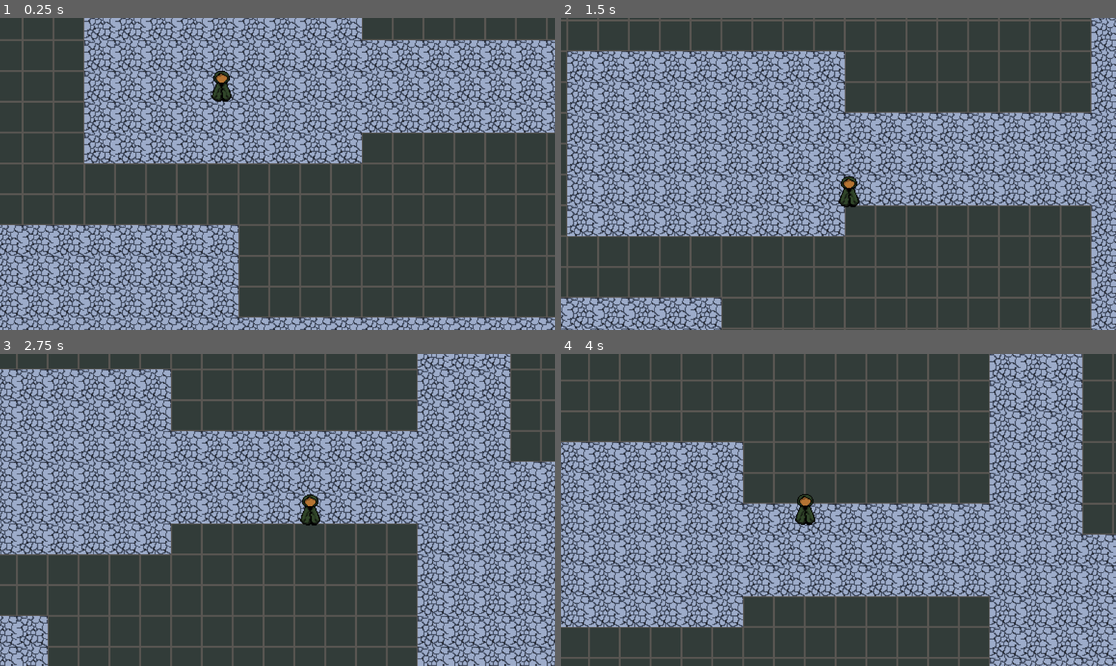
Above: before the commit, frames 1-4 (two rows, left to right).
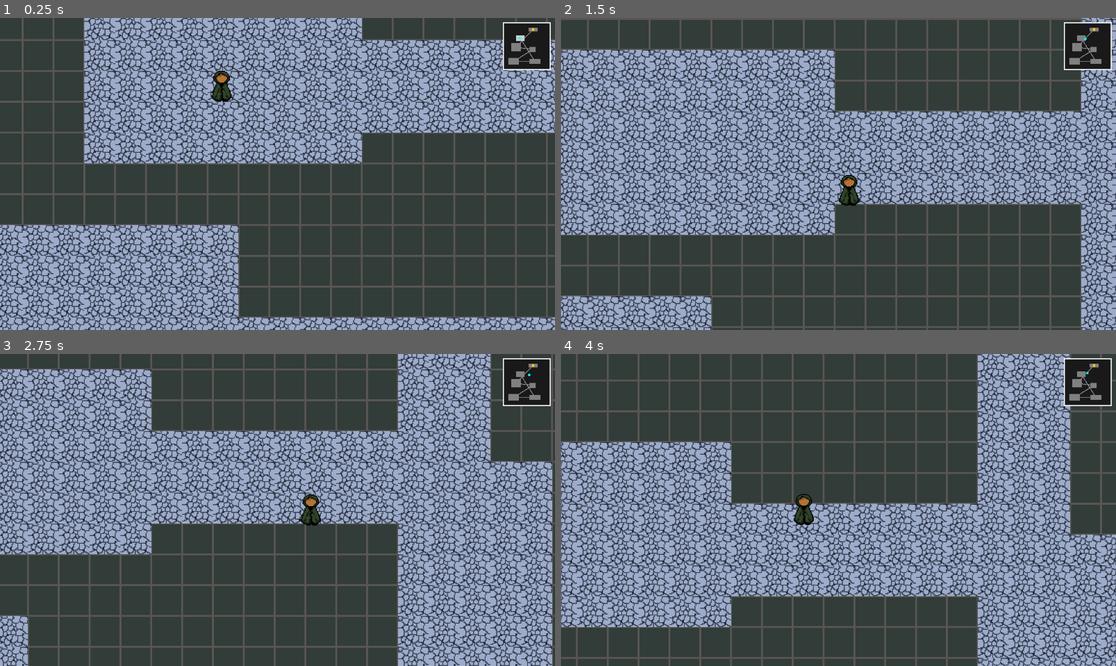
Above: after the commit, the same moments.

Repository: afilipovski/masked-descent
Game: Godot game, scene res://scenes/main.tscn
Two runs of this game, one before a commit and one after it. Both use one fixed random seed, a clock stepped at 60 frames per second and the inputs below.
Inputs:
- Up to frame 1 (0.25 s): no input
- Up to frame 2 (1.5 s): hold D (move_right) 0.53-1.28 s; tap Shift (sprint, bound only after the commit) at 0.6, 1.35 s; hold S (move_down) from 1.28 s (still down)
- Up to frame 3 (2.75 s): release S (move_down) at 2.03 s; hold D (move_right) from 2.03 s (still down); tap Shift (sprint, bound only after the commit) at 2.1 s
- Up to frame 4 (4 s): release D (move_right) at 2.78 s; hold W (move_up) 2.78-3.53 s; tap Shift (sprint, bound only after the commit) at 2.85, 3.6 s; hold A (move_left) from 3.53 s (still down)

The runs differ from the first frame. In frame 1, 1.3% of the frame differs, in the area x 90-100%, y 1-17%; in frame 2, 42%, in the area x 0-100%, y 0-100%; in frame 3, 40%; in frame 4, 38%.

Commit message:
feat: Add minimap and player sprinting (#2)
* feat: Implement minimap and sprint functionality; update dungeon generation and player movement

* fix rebase

---------

Co-authored-by: Angeleski, Teodor <teodor.angeleski@codechem.com>

Diff:
--- a/constants/groups.gd
+++ b/constants/groups.gd
@@ -3,3 +3,4 @@
 const ENEMY = "enemy"
 const WALL = "wall"
 const PLAYER = "player"
+const TILEMAP = "tilemap"
--- a/constants/inputs.gd
+++ b/constants/inputs.gd
@@ -8,3 +8,4 @@
 const SHOOT_RIGHT = "shoot_right"
 const SHOOT_UP = "shoot_up"
 const SHOOT_DOWN = "shoot_down"
+const SPRINT = "sprint"
--- a/project.godot
+++ b/project.godot
@@ -14,6 +14,10 @@
 run/main_scene="res://scenes/main.tscn"
 config/features=PackedStringArray("4.6", "GL Compatibility")
 config/icon="res://icon.svg"
+
+[global_group]
+
+tilemap=""
 
 [input]
 
@@ -57,6 +61,11 @@
 "events": [Object(InputEventKey,"resource_local_to_scene":false,"resource_name":"","device":-1,"window_id":0,"alt_press …(195 unchanged characters)…
 ]
 }
+sprint={
+"deadzone": 0.2,
+"events": [Object(InputEventKey,"resource_local_to_scene":false,"resource_name":"","device":-1,"window_id":0,"alt_pressed":false,"shift_pressed":false,"ctrl_pressed":false,"meta_pressed":false,"pressed":false,"keycode":0,"physical_keycode":4194325,"key_label":0,"unicode":0,"location":0,"echo":false,"script":null)
+]
+}
 
 [layer_names]
 
--- a/scenes/main.tscn
+++ b/scenes/main.tscn
@@ -1,11 +1,12 @@
-[gd_scene format=3 uid="uid://bhlm0lcav28hw"]
+[gd_scene format=3 uid="uid://b7a76f07gyul1"]
 
 [ext_resource type="Texture2D" uid="uid://dpqgg2x88cm7h" path="res://assets/floor.png" id="1_o6xl0"]
-[ext_resource type="Script" uid="uid://c7qk5anmpq1im" path="res://scripts/dungeon_generator.gd" id="1_tefeu"]
+[ext_resource type="PackedScene" uid="uid://bylwq0ey4uygd" path="res://scenes/ui/minimap.tscn" id="1_tefeu"]
 [ext_resource type="Texture2D" uid="uid://b17xn4u5gk3kl" path="res://assets/wall-test.png" id="2_04qyp"]
 [ext_resource type="Texture2D" uid="uid://b0mpuy4m3yxgp" path="res://assets/stairs.jpg" id="3_fws66"]
 [ext_resource type="Script" uid="uid://cg3nobg4uifa" path="res://scripts/character_body_2d.gd" id="3_j7wrs"]
 [ext_resource type="Texture2D" uid="uid://bu510rq3khy0q" path="res://assets/main_character.png" id="5_04qyp"]
+[ext_resource type="Script" uid="uid://c7qk5anmpq1im" path="res://scripts/dungeon_generator.gd" id="5_o6xl0"]
 
 [sub_resource type="TileSetAtlasSource" id="TileSetAtlasSource_0e48y"]
 texture = ExtResource("1_o6xl0")
@@ -34,14 +35,31 @@
 
 [node name="Root" type="Node2D" unique_id=1359679254]
 
-[node name="TileMap" type="TileMap" parent="." unique_id=1103315701]
+[node name="UI" type="CanvasLayer" parent="." unique_id=139768032]
+
+[node name="MarginContainer" type="MarginContainer" parent="UI" unique_id=1344937873]
+anchors_preset = 1
+anchor_left = 1.0
+anchor_right = 1.0
+offset_left = -40.0
+offset_bottom = 40.0
+grow_horizontal = 0
+theme_override_constants/margin_left = 10
+theme_override_constants/margin_top = 10
+theme_override_constants/margin_right = 10
+theme_override_constants/margin_bottom = 10
+
+[node name="Minimap" parent="UI/MarginContainer" unique_id=976864793 instance=ExtResource("1_tefeu")]
+layout_mode = 2
+
+[node name="TileMap" type="TileMap" parent="." unique_id=1103315701 groups=["tilemap"]]
 light_mask = 12
 visibility_layer = 11
 tile_set = SubResource("TileSet_epypp")
 collision_animatable = true
 format = 2
 layer_0/tile_data = PackedInt32Array(0, 0, 0, -65536, 0, 0, -1, 0, 0, 65535, 0, 0, -65538, 0, 0, -65537, 0, 0, -131072, …(4102 unchanged characters)…
-script = ExtResource("1_tefeu")
+script = ExtResource("5_o6xl0")
 
 [node name="Player" type="CharacterBody2D" parent="." unique_id=41287422]
 collision_layer = 8
@@ -60,4 +78,4 @@
 position_smoothing_enabled = true
 rotation_smoothing_enabled = true
 
-[node name="Node2D" type="Node2D" parent="." unique_id=407149965]
+[connection signal="dungeon_generated" from="TileMap" to="UI/MarginContainer/Minimap" method="update_dungeon_data"]
--- /dev/null
+++ b/scenes/ui/minimap.tscn
@@ -0,0 +1,8 @@
+[gd_scene format=3 uid="uid://bylwq0ey4uygd"]
+
+[ext_resource type="Script" uid="uid://csn4qeddyqm0o" path="res://scripts/minimap.gd" id="1_4bivy"]
+
+[node name="Minimap" type="Control" unique_id=976864793]
+layout_mode = 3
+anchors_preset = 0
+script = ExtResource("1_4bivy")
--- a/scripts/character_body_2d.gd
+++ b/scripts/character_body_2d.gd
@@ -3,19 +3,15 @@
 const PROJECTILE_SPELL = preload("uid://cvhml3bqscuh2")
 
 const SPEED = 200.0
+const SPRINT_MULTIPLIER = 1.8
 const FIRE_COOLDOWN = 0.5 # Seconds between shots
 const STAIRS_SOURCE = 2
 
-@export var max_health: int = 10
-var health: int
 var fire_timer = 0.0 # Time elapsed since last shot
 
-signal health_changed(new_health: int)
-signal player_died
 
 func _ready() -> void:
 	add_to_group(Groups.PLAYER)
-	health = max_health
 	reset_position()
 
 
@@ -33,8 +29,12 @@
 		Inputs.MOVE_DOWN
 	)
 
+	var current_speed = SPEED
+	if Input.is_action_pressed(Inputs.SPRINT):
+		current_speed *= SPRINT_MULTIPLIER
+
 	if direction != Vector2.ZERO:
-		velocity = direction * SPEED
+		velocity = direction * current_speed
 	else:
 		velocity.x = move_toward(velocity.x, 0, SPEED)
 		velocity.y = move_toward(velocity.y, 0, SPEED)
@@ -86,18 +86,3 @@
 	var tilemap = get_parent().get_node_or_null("TileMap")
 	if tilemap and tilemap.has_method("regenerate"):
 		tilemap.regenerate()
-
-
-func take_damage(amount: int):
-	health -= amount
-	health_changed.emit(health)
-	print("Player took damage! Health: ", health)
-
-	if health <= 0:
-		die()
-
-func die():
-	print("Player died!")
-	player_died.emit()
-	health = max_health
-	reset_position()
--- a/scripts/dungeon_generator.gd
+++ b/scripts/dungeon_generator.gd
@@ -19,6 +19,9 @@
 const ENEMY_SCENE = preload("res://scenes/enemies/dwarf.tscn")
 
 var rooms: Array[Rect2i] = []
+var room_connections: Array[Vector2i] = []
+
+signal dungeon_generated(rooms_data: Array[Rect2i], stairs_position: Vector2i, connections: Array[Vector2i])
 
 func _ready():
 	generate_dungeon()
@@ -26,6 +29,7 @@
 func generate_dungeon():
 	clear()
 	rooms.clear()
+	room_connections.clear()
 
 	fill_with_walls()
 
@@ -39,6 +43,8 @@
 				var prev_center = get_room_center(rooms[-1])
 				var new_center = get_room_center(room)
 				carve_corridor(prev_center, new_center)
+				# Record connection between previous room and new room
+				room_connections.append(Vector2i(rooms.size() - 1, rooms.size()))
 
 			rooms.append(room)
 
@@ -46,11 +52,17 @@
 	place_stairs()
 	spawn_enemies()
 
+
+	var stairs_pos = Vector2i.ZERO
+	if rooms.size() > 0:
+		stairs_pos = get_room_center(rooms[-1])
+
+	dungeon_generated.emit(rooms, stairs_pos, room_connections)
 	print("Generated dungeon with ", rooms.size(), " rooms")
 
 func fill_with_walls():
-	for x in range(-map_width/2, map_width/2):
-		for y in range(-map_height/2, map_height/2):
+	for x in range(-map_width / 2, map_width / 2):
+		for y in range(-map_height / 2, map_height / 2):
 			set_cell(0, Vector2i(x, y), WALL_SOURCE, ATLAS_COORDS)
 
 func create_random_room() -> Rect2i:
@@ -59,8 +71,8 @@
 	# Ensure room is not square by regenerating if w == h
 	while w == h:
 		h = randi_range(room_min_height, room_max_height)
-	var x = randi_range(-map_width/2 + 1, map_width/2 - w - 1)
-	var y = randi_range(-map_height/2 + 1, map_height/2 - h - 1)
+	var x = randi_range(-map_width / 2 + 1, map_width / 2 - w - 1)
+	var y = randi_range(-map_height / 2 + 1, map_height / 2 - h - 1)
 	return Rect2i(x, y, w, h)
 
 func can_place_room(room: Rect2i) -> bool:
@@ -165,4 +177,4 @@
 
 func regenerate():
 	generate_dungeon()
-	get_tree().call_group("player", "reset_position")
+	get_tree().call_group(Groups.PLAYER, "reset_position")
--- /dev/null
+++ b/scripts/minimap.gd
@@ -0,0 +1,167 @@
+extends Control
+class_name Minimap
+
+@export_range(0.1, 0.5) var minimap_scale: float = 0.15 # 15% of viewport size
+@export var room_color = Color(0.5, 0.5, 0.5)
+@export var background_color = Color(0.1, 0.1, 0.1)
+@export var stairs_color = Color(1, 0.8, 0)
+@export var current_room_color = Color(0.8, 0.8, 0.8)
+@export var corridor_color = Color(0.6, 0.6, 0.6)
+@export var player_color = Color(0, 1, 1)
+
+var minimap_size = Vector2(150, 150)
+
+var rooms: Array[Rect2i] = []
+var room_connections: Array[Vector2i] = []
+var map_bounds = Rect2i()
+var stairs_position = Vector2i.ZERO
+var current_room_index = -1
+var player: Node2D = null
+var tilemap: TileMap = null
+
+func _ready():
+	update_minimap_size()
+	custom_minimum_size = minimap_size
+
+	get_viewport().size_changed.connect(_on_viewport_size_changed)
+
+	await get_tree().process_frame
+	player = get_tree().get_first_node_in_group(Groups.PLAYER)
+	tilemap = get_tree().get_first_node_in_group(Groups.TILEMAP)
+
+func update_minimap_size() -> void:
+	var viewport_size = get_viewport_rect().size
+	var base_size = min(viewport_size.x, viewport_size.y) * minimap_scale
+	minimap_size = Vector2(base_size, base_size)
+	custom_minimum_size = minimap_size
+
+func _on_viewport_size_changed() -> void:
+	update_minimap_size()
+	queue_redraw()
+
+func _draw():
+	var BACKGROUND = Rect2(Vector2.ZERO, minimap_size)
+	var BORDER = Rect2(Vector2.ZERO, minimap_size)
+
+	draw_rect(BACKGROUND, background_color, true)
+	draw_rect(BORDER, Color.WHITE, false, 2.0)
+	_draw_corridors()
+	_draw_rooms()
+	_draw_stairs()
+	_draw_player()
+
+func _process(_delta):
+	if player and tilemap:
+		update_current_room()
+		queue_redraw() # Redraw every frame to update player position
+
+func update_current_room() -> void:
+	var tile_pos = tilemap.local_to_map(player.global_position)
+	var new_room_index = _find_room_at(tile_pos)
+
+	if new_room_index != current_room_index:
+		current_room_index = new_room_index
+		queue_redraw()
+
+func update_dungeon_data(
+	new_rooms: Array[Rect2i],
+	new_stairs_position: Vector2i,
+	connections: Array[Vector2i]
+) -> void:
+	rooms = new_rooms
+	stairs_position = new_stairs_position
+	room_connections = connections
+	calculate_map_bounds()
+	queue_redraw()
+
+func calculate_map_bounds() -> void:
+	if rooms.is_empty():
+		return
+
+	var min_x = rooms[0].position.x
+	var min_y = rooms[0].position.y
+	var max_x = rooms[0].end.x
+	var max_y = rooms[0].end.y
+
+	for room in rooms:
+		min_x = min(min_x, room.position.x)
+		min_y = min(min_y, room.position.y)
+		max_x = max(max_x, room.end.x)
+		max_y = max(max_y, room.end.y)
+
+	map_bounds = Rect2i(min_x, min_y, max_x - min_x, max_y - min_y)
+
+func dungeon_to_minimap(dungeon_pos: Vector2) -> Vector2:
+	if map_bounds.size.x == 0 or map_bounds.size.y == 0:
+		return Vector2.ZERO
+
+	const PADDING = 10.0
+	var available_size = minimap_size - Vector2(PADDING * 2, PADDING * 2)
+
+	var scale_x = available_size.x / float(map_bounds.size.x)
+	var scale_y = available_size.y / float(map_bounds.size.y)
+	var map_scale = min(scale_x, scale_y)
+
+	var relative_pos = dungeon_pos - Vector2(map_bounds.position)
+	return relative_pos * map_scale + Vector2(PADDING, PADDING)
+
+
+func _draw_corridors():
+	for connection in room_connections:
+		var from_idx = connection.x
+		var to_idx = connection.y
+
+		if from_idx < 0 or from_idx >= rooms.size() or to_idx < 0 or to_idx >= rooms.size():
+			continue
+
+		var from_room = rooms[from_idx]
+		var to_room = rooms[to_idx]
+
+		# Get room centers in world coordinates
+		var from_center = Vector2(
+			from_room.position.x + from_room.size.x / 2.0,
+			from_room.position.y + from_room.size.y / 2.0
+		)
+		var to_center = Vector2(
+			to_room.position.x + to_room.size.x / 2.0,
+			to_room.position.y + to_room.size.y / 2.0
+		)
+
+		# Convert to minimap coordinates
+		var from_minimap = dungeon_to_minimap(from_center)
+		var to_minimap = dungeon_to_minimap(to_center)
+
+		# Draw line
+		draw_line(from_minimap, to_minimap, corridor_color, 1.5)
+
+func _draw_rooms():
+	for i in range(rooms.size()):
+		var room = rooms[i]
+		var top_left = dungeon_to_minimap(Vector2(room.position))
+		var bottom_right = dungeon_to_minimap(Vector2(room.end))
+		var room_size = bottom_right - top_left
+
+		var color = current_room_color if i == current_room_index else room_color
+		draw_rect(Rect2(top_left, room_size), color, true)
+
+func _draw_stairs():
+	if stairs_position == Vector2i.ZERO:
+		return
+
+	var stairs_minimap_pos = dungeon_to_minimap(Vector2(stairs_position))
+	draw_circle(stairs_minimap_pos, 3.0, stairs_color)
+
+func _draw_player():
+	if not player or not tilemap:
+		return
+
+	# Convert player's world position to tile coordinates
+	var player_tile_pos = tilemap.local_to_map(player.global_position)
+	var player_map_pos = dungeon_to_minimap(Vector2(player_tile_pos))
+	draw_circle(player_map_pos, 2.5, player_color)
+
+func _find_room_at(tile_pos: Vector2i) -> int:
+	for i in range(rooms.size()):
+		if rooms[i].has_point(tile_pos):
+			return i
+	return -1
Not shown: 1 places in scenes/test_room.tscn that only renumber resources
Not shown, added: scripts/minimap.gd.uid
